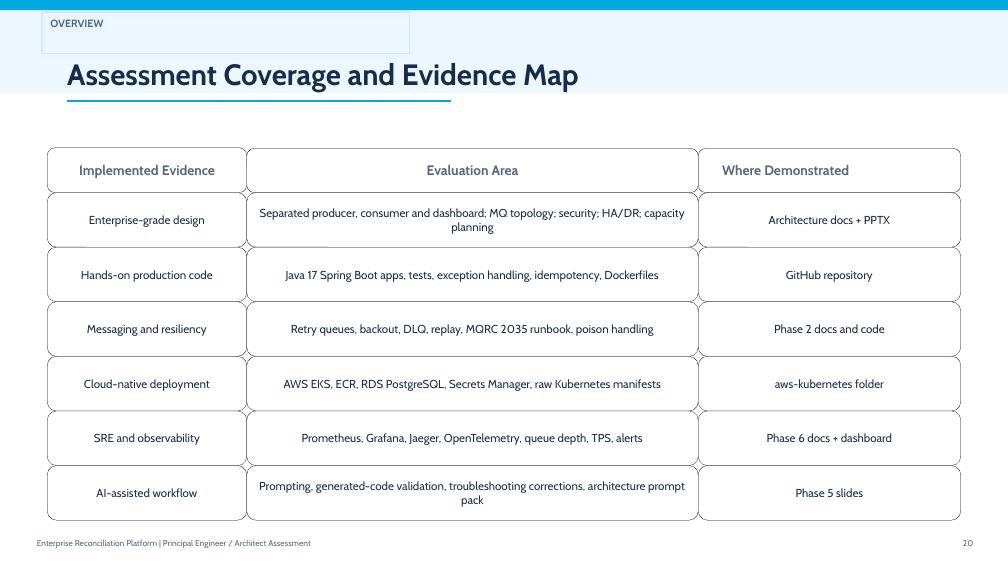
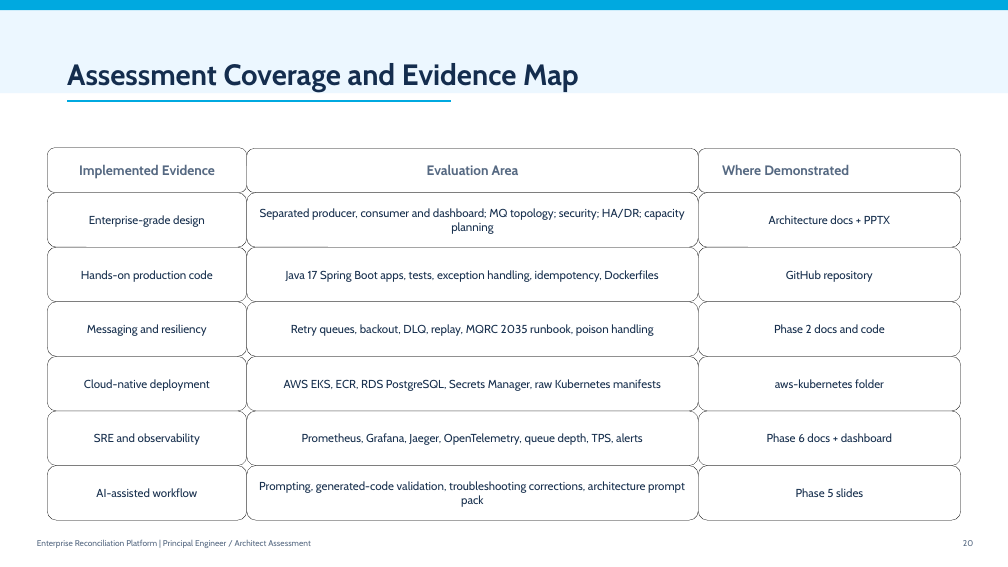
Before and after one commit to ravikumarkotapati/recon-platform, a slide deck: slide 19 of Reconciliation_Platform_Technical_Architecture_Overview.pptx. Drawn at 1008x567 pixels with LibreOffice and Linux fonts; fonts in the diff are those of the drawing. Boxes give left, top, right and bottom in pixels: in the first picture for what was removed or moved away, otherwise in the second. Text is boxed around its words. In the diff, an @@ line names an element or a change of style, - is before the commit and + after.

```diff
--- a/Reconciliation_Platform_Technical_Architecture_Overview.pptx
+++ b/Reconciliation_Platform_Technical_Architecture_Overview.pptx
@@ rectangle removed at <box>42,12,410,54</box> @@
-OVERVIEW
```
Also in this commit, not shown: 1 other slide changed, 2 slides added, 8 other files.
